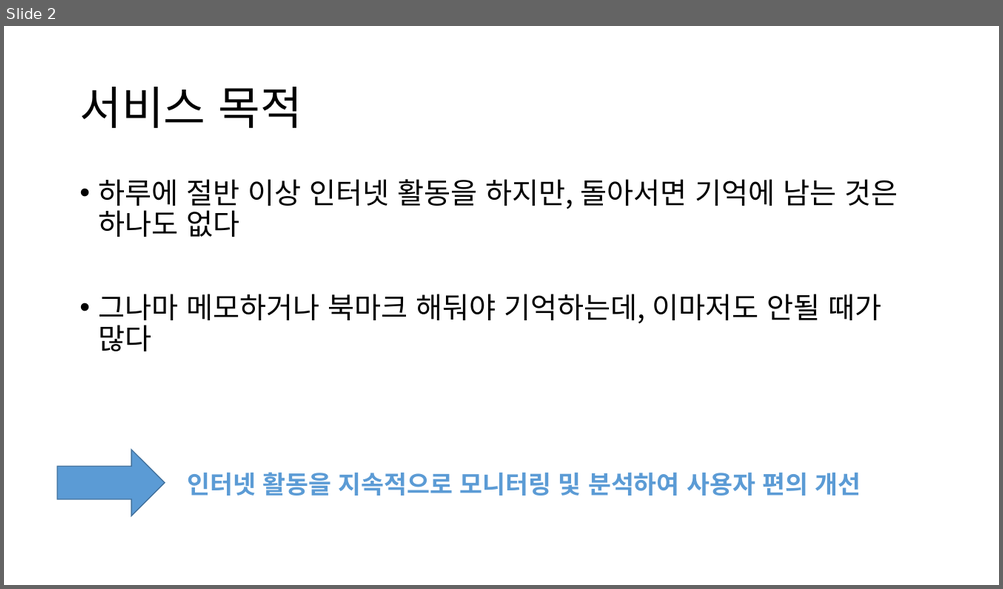
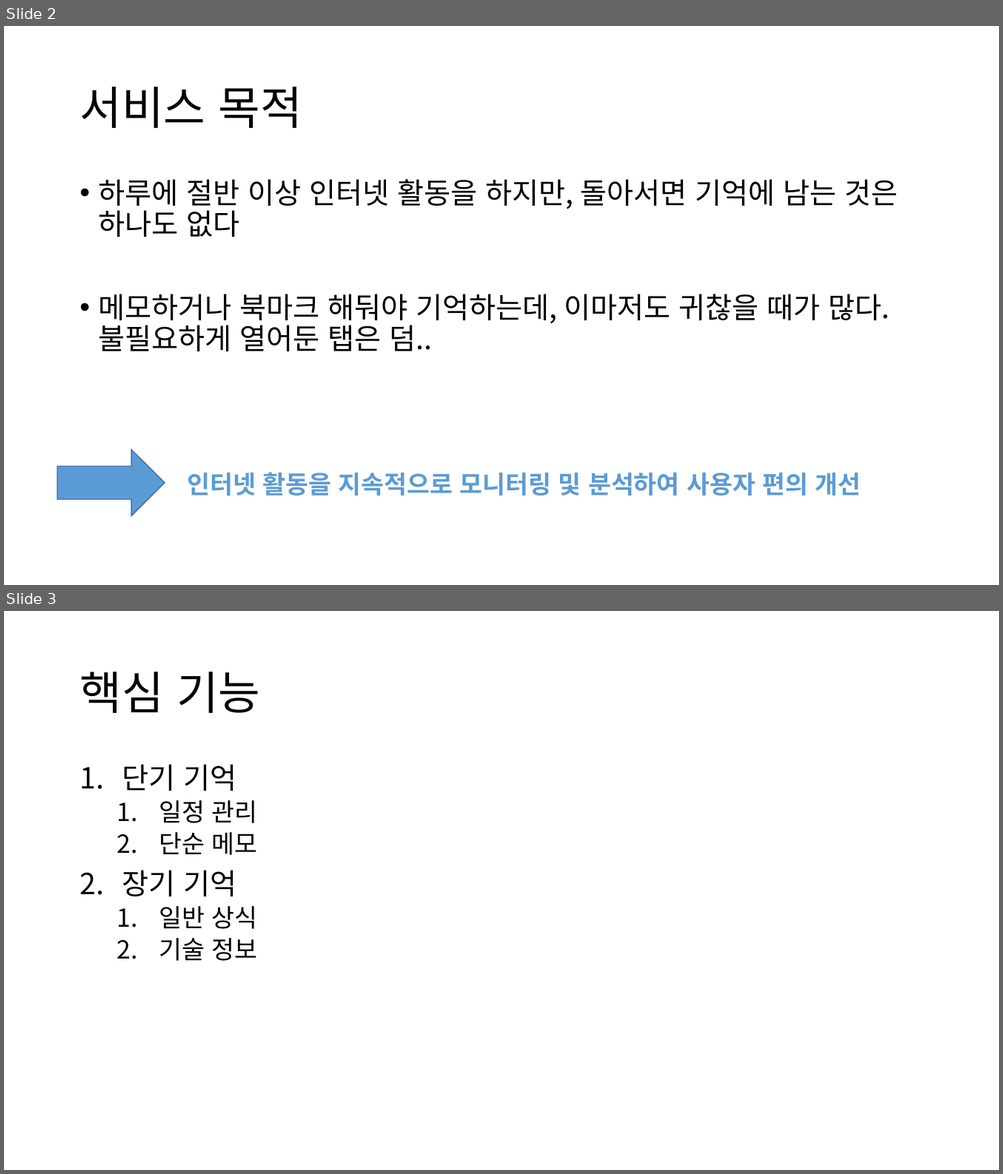
Before and after one commit to HeyHO2154/Id, a slide deck: 시스템 설계도.pptx. Shown one above the other, each under a label of ours: slide 2 before the commit, slides 2 and 3 after it. The pictures are 1003x589 and 1003x1174 pixels, drawn with LibreOffice and Linux fonts; fonts in the diff are those of the drawing. Boxes give left, top, right and bottom in pixels: in the first picture for what was removed or moved away, otherwise in the second. Text is boxed around its words. In the diff, an @@ line names an element or a change of style, - is before the commit and + after.

```diff
--- a/시스템 설계도.pptx
+++ b/시스템 설계도.pptx
@@ slide 3 added at [4,611,999,1170], background #FFFFFF @@
@@ title added at [79,672,260,713], 44 pt, text #000000 @@
+핵심 기능
@@ text added at [122,764,258,961], 24 pt, text #000000 @@
+1. 단기 기억
+  1. 일정 관리
+  2. 단순 메모
+2. 장기 기억
+  1. 일반 상식
+  2. 기술 정보
@@ slide 2 changed as well @@
@@ text at [99,294,889,352]: text changed @@
-• 그나마 메모하거나 북마크 해둬야 기억하는데, 이마저도 안될 때가 많다
+• 메모하거나 북마크 해둬야 기억하는데, 이마저도 귀찮을 때가 많다. 불필요하게 열어둔 탭은 덤..
```
Also in this commit, not shown: 2 other slides changed, 3 slides removed.
